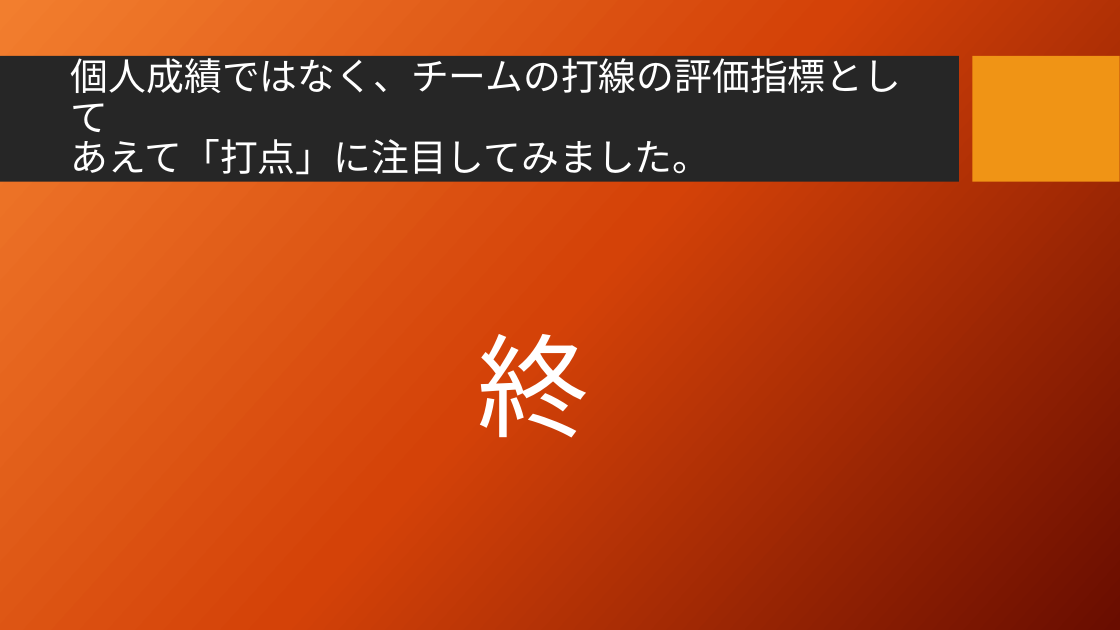
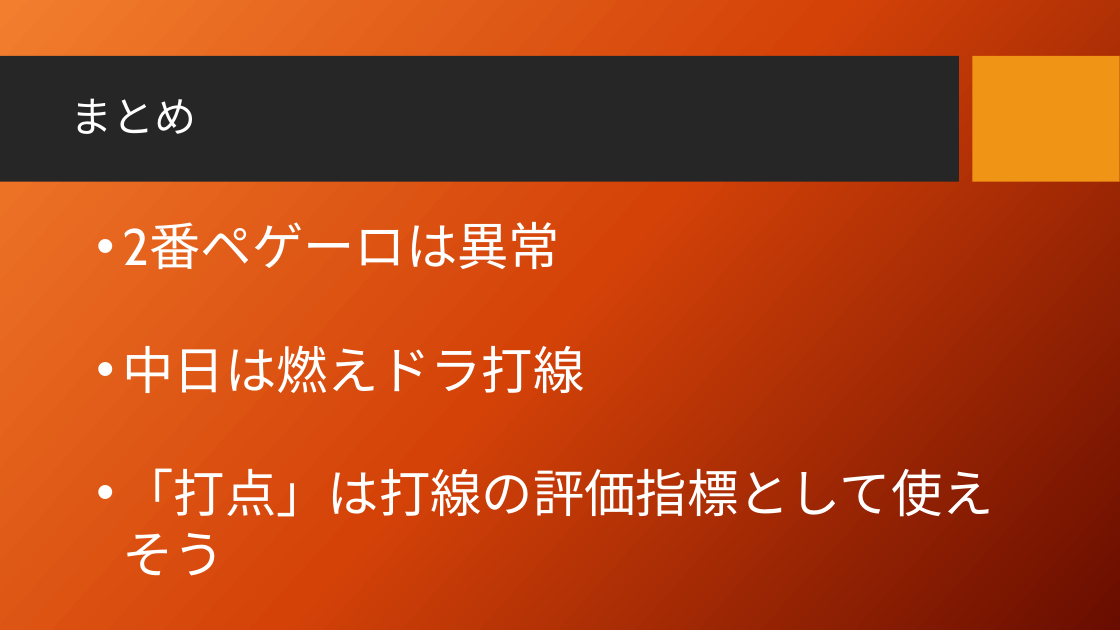
Before and after one commit to taichiw/baseball201712, a slide deck: slide 19 of 2番ペゲーロとは何だったのか.pptx. Drawn at 1120x630 pixels with LibreOffice and Linux fonts; fonts in the diff are those of the drawing; background and template pictures are left out. Boxes give left, top, right and bottom in pixels: in the first picture for what was removed or moved away, otherwise in the second. Text is boxed around its words. In the diff, an @@ line names an element or a change of style, - is before the commit and + after.

```diff
--- a/2番ペゲーロとは何だったのか.pptx
+++ b/2番ペゲーロとは何だったのか.pptx
@@ title at (71,98,197,134): text changed; size 32.4 to 36 pt @@
-個人成績ではなく、チームの打線の評価指標として
-あえて「打点」に注目してみました。
+まとめ
@@ text added at (123,222,994,525), 44 pt, text #FFFFFF @@
+• 2番ペゲーロは異常
+• 中日は燃えドラ打線
+• 「打点」は打線の評価指標として使えそう
@@ text removed at (478,334,590,438) @@
-終
```
Also in this commit, not shown: 2 other slides changed, 3 slides added, 2 slides removed, 1 other file.
